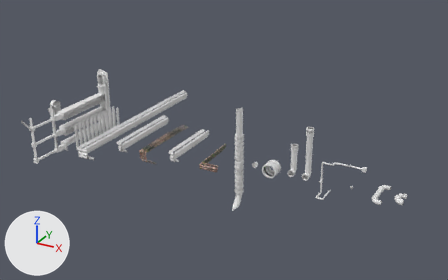
Before and after pictures for a commit that changed the FBX model Assets/Static Assets/Models/Levels and Props/Assets Atlas.fbx.
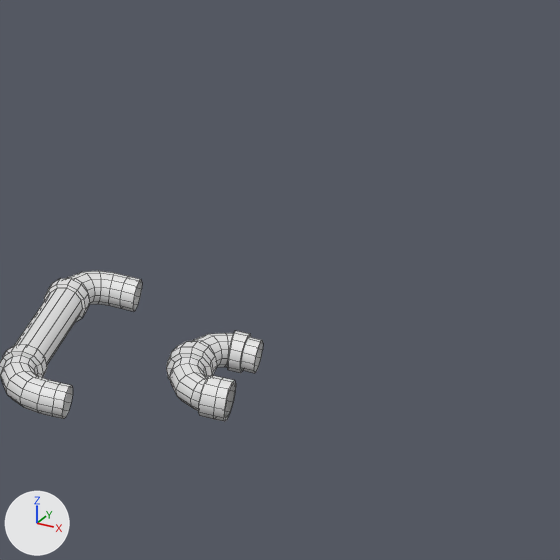
The first picture shows the older version from a camera (50 mm lens) standing at (97.2, -167.2, 90.0) and looking at (0.2, 9.1, 1.9). The close-ups show both versions on the part from 83% to 100% of the width and 53% to 80% of the height of that picture; other places that the commit changed are outside them. The lights are fixed; the arrows at lower left show +X, +Y and +Z. The close-ups show mesh edges as thin lines. Where no turn or scale is listed for an object, it has been applied to the vertices.

Script lines for the objects in view, before the commit:
```python
me_beziercurve_007 = bpy.data.meshes.new('BezierCurve.007')
me_beziercurve_007.from_pydata(...)  # 252 vertices, 240 faces; spans x -0.83..2.32, y -2.81..3.09, z -0.89..0.89
me_beziercurve_015 = bpy.data.meshes.new('BezierCurve.015')
me_beziercurve_015.from_pydata(...)  # 240 vertices, 228 faces; spans x -0.62..2.73, y -5.87..5.84, z -0.89..0.89
ob_beziercurve_007 = bpy.data.objects.new('BezierCurve.007', me_beziercurve_007)
ob_beziercurve_007.location = (64.0, 0.0, 0.0)
ob_tubería_plataforma_estática_larga = bpy.data.objects.new('Tubería plataforma estática larga', me_beziercurve_015)
ob_tubería_plataforma_estática_larga.location = (57.88, 0.0, 0.0)
```
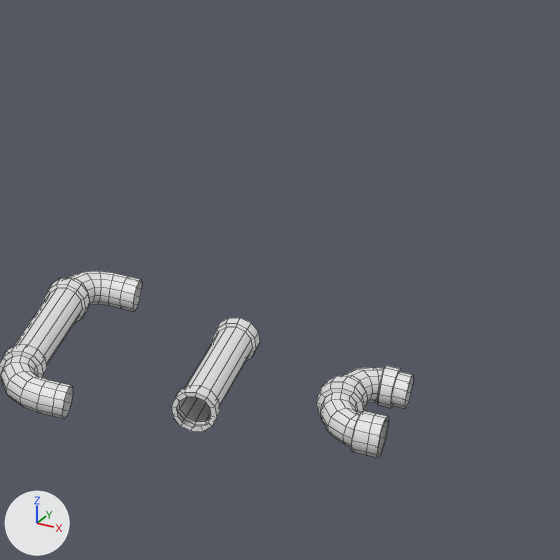
Where the newer file only moved an object's origin or applied its transform, the numbers keep the older frame.

Changed parts and their boxes [x1, y1, x2, y2] in the close-ups (560 x 560 px):
'Tubería plataforma estática corta 1', added
    after: [316, 365, 414, 458]
'BezierCurve.007', deleted
    before: [166, 331, 263, 421]
'Tubería plataforma estática larga 2.001', added
    after: [171, 318, 260, 432]

The change, as a list of edits to the scene's bpy script:
```text
Add me_beziercurve_004:
    me_beziercurve_004.from_pydata(...)  # 96 vertices, 84 faces; spans x -0.62..1.21, y -3.55..3.57, z -0.89..0.89
Add me_beziercurve_007_1:
    me_beziercurve_007_1.from_pydata(...)  # 252 vertices, 240 faces; spans x -0.83..2.32, y -2.81..3.09, z -0.89..0.89
Remove ob_beziercurve_007:
    ob_beziercurve_007 = bpy.data.objects.new('BezierCurve.007', me_beziercurve_007)
    ob_beziercurve_007.location = (64.0, 0.0, 0.0)
Add ob_tubería_plataforma_estática_larga_2_001:
    ob_tubería_plataforma_estática_larga_2_001 = bpy.data.objects.new('Tubería plataforma estática larga 2.001', me_beziercurve_004)
    ob_tubería_plataforma_estática_larga_2_001.location = (64.88, 0.0, 0.0)
Add ob_tubería_plataforma_estática_corta_1:
    ob_tubería_plataforma_estática_corta_1 = bpy.data.objects.new('Tubería plataforma estática corta 1', me_beziercurve_007_1)
    ob_tubería_plataforma_estática_corta_1.location = (70.0, 0.0, 0.0)
```
